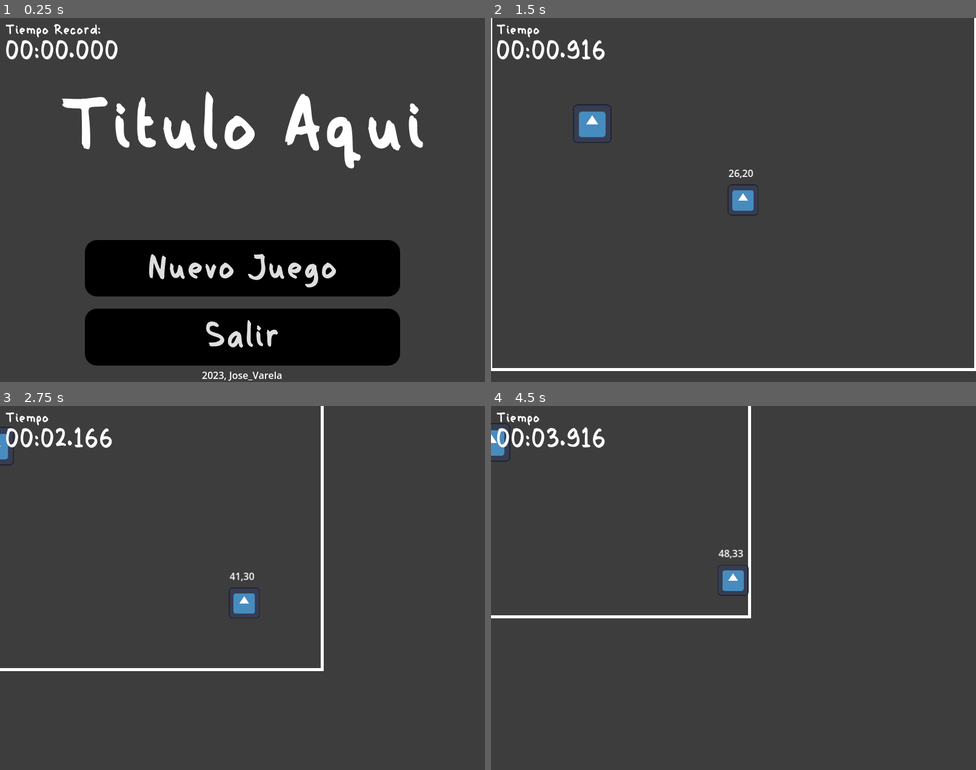
Above: before the commit, frames 1-4 (two rows, left to right).
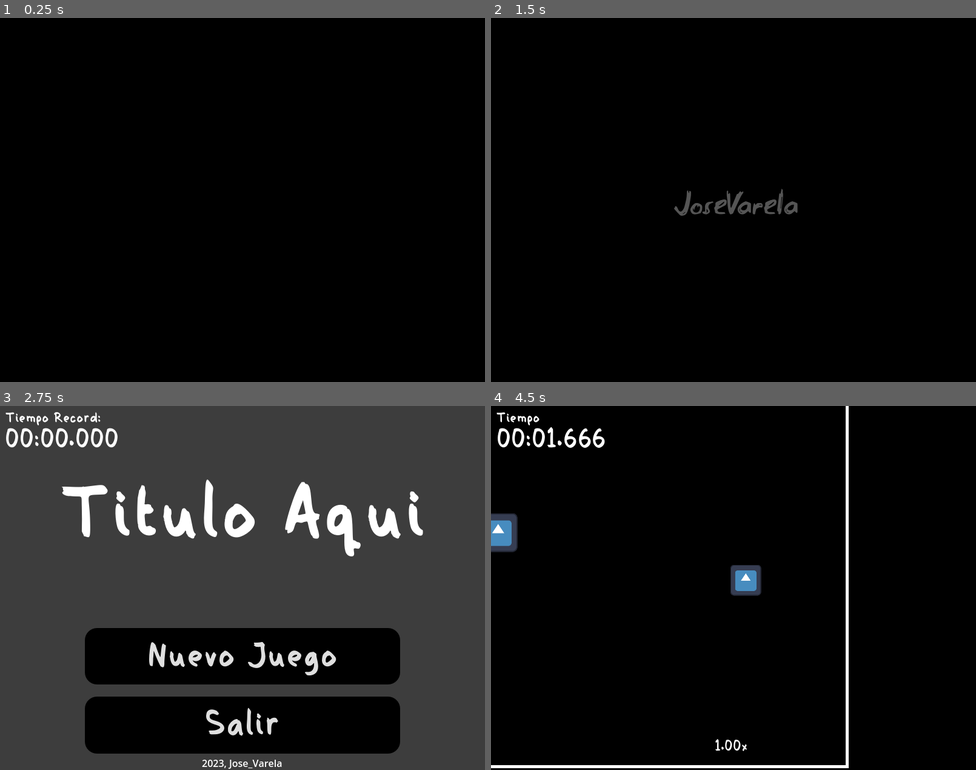
Above: after the commit, the same moments.

Repository: JoseVarelaP/CatchYou
Game: Godot game, scene res://scenes/LogoIntro.tscn
Same seed, same stepped clock (60 frames per second), same inputs: the game is played once before the commit and once after it. Before the commit the project starts from res://scenes/main_menu.tscn. The engine's default icon, where the game draws it, is replaced by a stand-in: a white triangle on a blue panel in a dark square. Sound files missing from this copy of the repository are replaced by a short silence.
Inputs (mouse positions are in pixels of both pictures, inside the frame that each line leads up to):
- Up to frame 1 (0.25 s): no input
- Up to frame 2 (1.5 s): click (733, 269) at 0.5 s, where only the run before the commit has a clickable "Nuevo Juego"; hold Right (move_right) from 1.28 s (still down)
- Up to frame 3 (2.75 s): release Right (move_right) at 2.03 s; hold Down (move_down) from 2.03 s (still down)
- Up to frame 4 (4.5 s): release Down (move_down) at 2.75 s; click (733, 657) at 2.75 s, where only the run after the commit has a clickable "Nuevo Juego"; hold Right (move_right) 3.53-4.28 s; hold Up (move_up) from 4.28 s (still down)

The runs differ from the first frame. In frame 1, 81% of the frame differs, in the area x 0-100%, y 0-100%; in frame 2, 100%; in frame 3, 25%; in frame 4, 99%.
Error in both runs: Cannot call method 'change_scene_to_file' on a null value. (res://scripts/Menu.gd:10)

Commit message:
Intro, oponentes más rapidos

Diff:
--- a/project.godot
+++ b/project.godot
@@ -11,7 +11,7 @@
 [application]
 
 config/name="Final-IA"
-run/main_scene="res://scenes/main_menu.tscn"
+run/main_scene="res://scenes/LogoIntro.tscn"
 config/features=PackedStringArray("4.0", "Mobile")
 boot_splash/show_image=false
 config/icon="res://img/icon.svg"
@@ -54,3 +54,4 @@
 [rendering]
 
 renderer/rendering_method="mobile"
+environment/defaults/default_clear_color=Color(0, 0, 0, 1)
--- a/scenes/Juego.tscn
+++ b/scenes/Juego.tscn
@@ -7,8 +7,11 @@
 [ext_resource type="Script" path="res://scripts/Enem1.gd" id="5_fu4qo"]
 [ext_resource type="FontFile" uid="uid://bsg7t5g7b0kqv" path="res://Gosrokan.otf" id="6_udm3b"]
 [ext_resource type="StyleBox" uid="uid://tqtcfqm07ue8" path="res://EST-Boton.tres" id="7_ad7sf"]
+[ext_resource type="AudioStream" uid="uid://c5pe7ulc518jk" path="res://sounds/level-up.mp3" id="7_igkff"]
 [ext_resource type="StyleBox" uid="uid://pdto5gafe0tl" path="res://EST-BotonHover.tres" id="8_ktrru"]
 [ext_resource type="StyleBox" uid="uid://cgy7vdqjw3tj" path="res://EST-BotonPresionado.tres" id="9_7of06"]
+[ext_resource type="AudioStream" uid="uid://culvjpipuhxlu" path="res://sounds/game-music.ogg" id="10_fgbst"]
+[ext_resource type="AudioStream" uid="uid://xpyqc2ex2o28" path="res://sounds/highscore.ogg" id="11_rcykm"]
 
 [sub_resource type="TileSet" id="TileSet_ebaq8"]
 
@@ -19,6 +22,147 @@
 size = Vector2(64, 60)
 
 [sub_resource type="RectangleShape2D" id="RectangleShape2D_ov3bv"]
+
+[sub_resource type="Animation" id="Animation_hlnue"]
+resource_name = "highScoreShow"
+tracks/0/type = "value"
+tracks/0/imported = false
+tracks/0/enabled = true
+tracks/0/path = NodePath(".:modulate")
+tracks/0/interp = 1
+tracks/0/loop_wrap = true
+tracks/0/keys = {
+"times": PackedFloat32Array(0, 0.5),
+"transitions": PackedFloat32Array(1, 0.34151),
+"update": 0,
+"values": [Color(1, 1, 1, 0), Color(1, 1, 1, 1)]
+}
+tracks/1/type = "value"
+tracks/1/imported = false
+tracks/1/enabled = true
+tracks/1/path = NodePath(".:scale")
+tracks/1/interp = 2
+tracks/1/loop_wrap = true
+tracks/1/keys = {
+"times": PackedFloat32Array(0, 0.5),
+"transitions": PackedFloat32Array(1, 0.25),
+"update": 0,
+"values": [Vector2(2.08165e-12, 2.08165e-12), Vector2(1, 1)]
+}
+
+[sub_resource type="Animation" id="Animation_2wv6d"]
+length = 0.001
+tracks/0/type = "value"
+tracks/0/imported = false
+tracks/0/enabled = true
+tracks/0/path = NodePath(".:modulate")
+tracks/0/interp = 1
+tracks/0/loop_wrap = true
+tracks/0/keys = {
+"times": PackedFloat32Array(0),
+"transitions": PackedFloat32Array(1),
+"update": 0,
+"values": [Color(1, 1, 1, 0)]
+}
+tracks/1/type = "value"
+tracks/1/imported = false
+tracks/1/enabled = true
+tracks/1/path = NodePath(".:scale")
+tracks/1/interp = 1
+tracks/1/loop_wrap = true
+tracks/1/keys = {
+"times": PackedFloat32Array(0),
+"transitions": PackedFloat32Array(1),
+"update": 0,
+"values": [Vector2(1, 1)]
+}
+tracks/2/type = "value"
+tracks/2/imported = false
+tracks/2/enabled = true
+tracks/2/path = NodePath("../../../../../Jugador/Camera2D:zoom")
+tracks/2/interp = 1
+tracks/2/loop_wrap = true
+tracks/2/keys = {
+"times": PackedFloat32Array(0),
+"transitions": PackedFloat32Array(1),
+"update": 0,
+"values": [Vector2(1, 1)]
+}
+tracks/3/type = "value"
+tracks/3/imported = false
+tracks/3/enabled = true
+tracks/3/path = NodePath("../../../../TiempoActual:horizontal_alignment")
+tracks/3/interp = 1
+tracks/3/loop_wrap = true
+tracks/3/keys = {
+"times": PackedFloat32Array(0),
+"transitions": PackedFloat32Array(1),
+"update": 1,
+"values": [0]
+}
+tracks/4/type = "value"
+tracks/4/imported = false
+tracks/4/enabled = true
+tracks/4/path = NodePath("../../../../TiempoActual:position")
+tracks/4/interp = 1
+tracks/4/loop_wrap = true
+tracks/4/keys = {
+"times": PackedFloat32Array(0),
+"transitions": PackedFloat32Array(1),
+"update": 0,
+"values": [Vector2(9, 35)]
+}
+
+[sub_resource type="Animation" id="Animation_nev3y"]
+resource_name = "playerHitZoom"
+tracks/0/type = "value"
+tracks/0/imported = false
+tracks/0/enabled = true
+tracks/0/path = NodePath("../../../../../Jugador/Camera2D:zoom")
+tracks/0/interp = 2
+tracks/0/loop_wrap = true
+tracks/0/keys = {
+"times": PackedFloat32Array(0, 0.4),
+"transitions": PackedFloat32Array(0.0490367, 0.143588),
+"update": 0,
+"values": [Vector2(1, 1), Vector2(2, 2)]
+}
+
+[sub_resource type="Animation" id="Animation_0bqvn"]
+resource_name = "moveTimer"
+length = 0.5
+tracks/0/type = "value"
+tracks/0/imported = false
+tracks/0/enabled = true
+tracks/0/path = NodePath("../../../../TiempoActual:horizontal_alignment")
+tracks/0/interp = 1
+tracks/0/loop_wrap = true
+tracks/0/keys = {
+"times": PackedFloat32Array(0, 0.1),
+"transitions": PackedFloat32Array(1, 1),
+"update": 1,
+"values": [0, 1]
+}
+tracks/1/type = "value"
+tracks/1/imported = false
+tracks/1/enabled = true
+tracks/1/path = NodePath("../../../../TiempoActual:position")
+tracks/1/interp = 1
+tracks/1/loop_wrap = true
+tracks/1/keys = {
+"times": PackedFloat32Array(0, 0.4),
+"transitions": PackedFloat32Array(0.267943, 4.75683),
+"update": 0,
+"values": [Vector2(9, 35), Vector2(312, 280)]
+}
+
+[sub_resource type="AnimationLibrary" id="AnimationLibrary_8f6n4"]
+_data = {
+"RESET": SubResource("Animation_2wv6d"),
+"highScoreShow": SubResource("Animation_hlnue"),
+"moveTimer": SubResource("Animation_0bqvn"),
+"playerHitZoom": SubResource("Animation_nev3y")
+}
 
 [node name="Juego" type="Node2D"]
 script = ExtResource("1_icbs4")
@@ -28,13 +172,13 @@
 format = 2
 
 [node name="Fondo" type="ColorRect" parent="."]
+visible = false
 offset_left = -1480.0
 offset_top = -896.0
 offset_right = -680.0
 offset_bottom = -296.0
 scale = Vector2(4.76, 4.76)
 color = Color(0.239216, 0.239216, 0.239216, 1)
-metadata/_edit_lock_ = true
 
 [node name="ReferenceRect" type="ReferenceRect" parent="."]
 offset_right = 800.0
@@ -54,6 +198,7 @@
 metadata/_edit_lock_ = true
 
 [node name="DBGPos" type="Label" parent="Jugador"]
+visible = false
 offset_left = -24.0
 offset_top = -56.0
 offset_right = 35.0
@@ -73,6 +218,19 @@
 [node name="hitPlayer" type="AudioStreamPlayer2D" parent="Jugador"]
 stream = ExtResource("4_x2m1b")
 
+[node name="gameMusic" type="AudioStreamPlayer2D" parent="Jugador"]
+position = Vector2(-384, -320)
+stream = ExtResource("10_fgbst")
+volume_db = 6.0
+autoplay = true
+
+[node name="highScoreSnd" type="AudioStreamPlayer2D" parent="Jugador"]
+position = Vector2(-384, -320)
+stream = ExtResource("11_rcykm")
+
+[node name="levelUp" type="AudioStreamPlayer2D" parent="Jugador"]
+stream = ExtResource("7_igkff")
+
 [node name="Enem1" type="CharacterBody2D" parent="."]
 position = Vector2(104, 158)
 script = ExtResource("5_fu4qo")
@@ -100,9 +258,9 @@
 color = Color(0.12549, 0.12549, 0.12549, 0.709804)
 
 [node name="TiempoActual" type="Label" parent="Interfaz"]
-offset_left = 8.0
+offset_left = 9.0
 offset_top = 35.0
-offset_right = 173.0
+offset_right = 174.0
 offset_bottom = 80.0
 theme_override_fonts/font = ExtResource("6_udm3b")
 theme_override_font_sizes/font_size = 42
@@ -126,11 +284,13 @@
 theme_override_constants/margin_top = 0
 theme_override_constants/margin_right = 90
 theme_override_constants/margin_bottom = 50
+metadata/_edit_lock_ = true
 
 [node name="Contenido Juego" type="VBoxContainer" parent="Interfaz/Perdiste"]
 layout_mode = 2
-
-[node name="Label" type="Label" parent="Interfaz/Perdiste/Contenido Juego"]
+metadata/_edit_lock_ = true
+
+[node name="HitLabel" type="Label" parent="Interfaz/Perdiste/Contenido Juego"]
 layout_mode = 2
 size_flags_vertical = 3
 theme_override_fonts/font = ExtResource("6_udm3b")
@@ -138,12 +298,28 @@
 text = "Te dieron!"
 horizontal_alignment = 1
 vertical_alignment = 1
+metadata/_edit_lock_ = true
+
+[node name="60" type="Label" parent="Interfaz/Perdiste/Contenido Juego/HitLabel"]
+modulate = Color(1, 1, 1, 0)
+layout_mode = 1
+offset_left = 110.0
+offset_top = 216.0
+offset_right = 510.0
+offset_bottom = 276.0
+pivot_offset = Vector2(200, 30)
+theme_override_fonts/font = ExtResource("6_udm3b")
+theme_override_font_sizes/font_size = 48
+text = "Nuevo Record!"
+horizontal_alignment = 1
+vertical_alignment = 1
 
 [node name="VBoxContainer" type="VBoxContainer" parent="Interfaz/Perdiste/Contenido Juego"]
 layout_mode = 2
 size_flags_vertical = 3
 size_flags_stretch_ratio = 0.57
 theme_override_constants/separation = 20
+metadata/_edit_lock_ = true
 
 [node name="MarginContainer" type="MarginContainer" parent="Interfaz/Perdiste/Contenido Juego/VBoxContainer"]
 layout_mode = 2
@@ -181,6 +357,27 @@
 [node name="Container" type="Container" parent="Interfaz/Perdiste/Contenido Juego/VBoxContainer"]
 layout_mode = 2
 
+[node name="AnimationPlayer" type="AnimationPlayer" parent="Interfaz"]
+root_node = NodePath("../Perdiste/Contenido Juego/HitLabel/60")
+libraries = {
+"": SubResource("AnimationLibrary_8f6n4")
+}
+
+[node name="speedFactor" type="RichTextLabel" parent="Interfaz"]
+clip_contents = false
+offset_left = 352.0
+offset_top = 544.0
+offset_right = 440.0
+offset_bottom = 584.0
+theme_override_fonts/normal_font = ExtResource("6_udm3b")
+theme_override_font_sizes/normal_font_size = 24
+bbcode_enabled = true
+text = "[p align=center][wave amp=60.0 freq=8.0]1.00x[/wave][/p]"
+shortcut_keys_enabled = false
+
+[node name="nextLevelTimer" type="Timer" parent="."]
+
 [connection signal="body_entered" from="Enem1/Area2D" to="." method="_on_area_2d_body_entered"]
 [connection signal="button_up" from="Interfaz/Perdiste/Contenido Juego/VBoxContainer/MarginContainer/Reiniciar" to="." method="_on_reiniciar_button_up"]
 [connection signal="button_up" from="Interfaz/Perdiste/Contenido Juego/VBoxContainer/MarginContainer2/Salir" to="." method="_on_salir_button_up"]
+[connection signal="timeout" from="nextLevelTimer" to="." method="_on_next_level_timer_timeout"]
--- /dev/null
+++ b/scenes/LogoIntro.tscn
@@ -0,0 +1,118 @@
+[gd_scene load_steps=6 format=3 uid="uid://ia0x8gxafhyy"]
+
+[ext_resource type="Texture2D" uid="uid://dehpcno5u3277" path="res://img/Logo.png" id="1_8ixii"]
+[ext_resource type="Script" path="res://scripts/LogoIntro.gd" id="1_jffeg"]
+
+[sub_resource type="Animation" id="Animation_ed7ju"]
+resource_name = "FadeOutIntro"
+tracks/0/type = "value"
+tracks/0/imported = false
+tracks/0/enabled = true
+tracks/0/path = NodePath("ColorRect:color")
+tracks/0/interp = 1
+tracks/0/loop_wrap = true
+tracks/0/keys = {
+"times": PackedFloat32Array(0, 0.6),
+"transitions": PackedFloat32Array(1, 1),
+"update": 0,
+"values": [Color(0, 0, 0, 1), Color(0, 0, 0, 0)]
+}
+tracks/1/type = "value"
+tracks/1/imported = false
+tracks/1/enabled = true
+tracks/1/path = NodePath("MarginContainer/BoxContainer/Sprite2D:position")
+tracks/1/interp = 1
+tracks/1/loop_wrap = true
+tracks/1/keys = {
+"times": PackedFloat32Array(0, 0.4, 0.6),
+"transitions": PackedFloat32Array(1, 0.450625, 0.450625),
+"update": 0,
+"values": [Vector2(400, 320), Vector2(400, 320), Vector2(400, 300)]
+}
+tracks/2/type = "value"
+tracks/2/imported = false
+tracks/2/enabled = true
+tracks/2/path = NodePath("MarginContainer/BoxContainer/Sprite2D:modulate")
+tracks/2/interp = 1
+tracks/2/loop_wrap = true
+tracks/2/keys = {
+"times": PackedFloat32Array(0.4, 0.6),
+"transitions": PackedFloat32Array(1, 1),
+"update": 0,
+"values": [Color(1, 1, 1, 0), Color(1, 1, 1, 1)]
+}
+
+[sub_resource type="Animation" id="Animation_trkdh"]
+length = 0.001
+tracks/0/type = "value"
+tracks/0/imported = false
+tracks/0/enabled = true
+tracks/0/path = NodePath("ColorRect:color")
+tracks/0/interp = 1
+tracks/0/loop_wrap = true
+tracks/0/keys = {
+"times": PackedFloat32Array(0),
+"transitions": PackedFloat32Array(1),
+"update": 0,
+"values": [Color(0, 0, 0, 1)]
+}
+tracks/1/type = "value"
+tracks/1/imported = false
+tracks/1/enabled = true
+tracks/1/path = NodePath("MarginContainer/BoxContainer/Sprite2D:position")
+tracks/1/interp = 1
+tracks/1/loop_wrap = true
+tracks/1/keys = {
+"times": PackedFloat32Array(0),
+"transitions": PackedFloat32Array(1),
+"update": 0,
+"values": [Vector2(400, 320)]
+}
+tracks/2/type = "value"
+tracks/2/imported = false
+tracks/2/enabled = true
+tracks/2/path = NodePath("MarginContainer/BoxContainer/Sprite2D:modulate")
+tracks/2/interp = 1
+tracks/2/loop_wrap = true
+tracks/2/keys = {
+"times": PackedFloat32Array(0),
+"transitions": PackedFloat32Array(1),
+"update": 0,
+"values": [Color(1, 1, 1, 0)]
+}
+
+[sub_resource type="AnimationLibrary" id="AnimationLibrary_yrrj1"]
+_data = {
+"FadeOutIntro": SubResource("Animation_ed7ju"),
+"RESET": SubResource("Animation_trkdh")
+}
+
+[node name="Node2D" type="Node2D"]
+script = ExtResource("1_jffeg")
+
+[node name="MarginContainer" type="MarginContainer" parent="."]
+offset_right = 800.0
+offset_bottom = 600.0
+size_flags_horizontal = 3
+size_flags_vertical = 3
+theme_override_constants/margin_left = 8
+
+[node name="BoxContainer" type="BoxContainer" parent="MarginContainer"]
+layout_mode = 2
+alignment = 1
+
+[node name="Sprite2D" type="Sprite2D" parent="MarginContainer/BoxContainer"]
+modulate = Color(1, 1, 1, 0)
+position = Vector2(400, 320)
+scale = Vector2(0.5, 0.5)
+texture = ExtResource("1_8ixii")
+
+[node name="ColorRect" type="ColorRect" parent="."]
+offset_right = 800.0
+offset_bottom = 600.0
+color = Color(0, 0, 0, 1)
+
+[node name="AnimationPlayer" type="AnimationPlayer" parent="."]
+libraries = {
+"": SubResource("AnimationLibrary_yrrj1")
+}
--- a/scripts/Actividad-Juego.gd
+++ b/scripts/Actividad-Juego.gd
@@ -2,9 +2,20 @@
 
 @export var ShakeStrength: float = 30.0
 @export var ShakeDecay: float = 5.0
+@export var enemySpeedFactor: float = 1
 
 @onready var camera = $Jugador/Camera2D
+@onready var gameMusic = $Jugador/gameMusic
+@onready var highScoreSound = $Jugador/highScoreSnd
+@onready var LvUpSound = $Jugador/levelUp
+@onready var animPlayer = $Interfaz/AnimationPlayer
+@onready var tiempoLabel = $Interfaz/TiempoActual
+@onready var speedLabel = $Interfaz/speedFactor
 @onready var rand = RandomNumberGenerator.new()
+
+@onready var skillTimer = $nextLevelTimer
+
+@onready var enemy = $Enem1
 
 var curShakeStrength: float = 0.0
 
@@ -18,7 +29,9 @@
 # Called when the node enters the scene tree for the first time.
 func _ready():
 	rand.randomize()
+	gameMusic.play()
 	UltimoTiempo = saveFile.loadfile()
+	skillTimer.start(10)
 
 func applyShake():
 	curShakeStrength = ShakeStrength
@@ -37,15 +50,27 @@
 	# Marca el juego como terminado, para evitar que el jugador y los elementos sean
 	# actualizados.
 	lostGame = true
+	gameMusic.stop()
 	$Jugador.setAllowedToMove(false)
 	$Enem1.setMove(false)
 	applyShake()
+
+	animPlayer.play("playerHitZoom")
+
+	await get_tree().create_timer(1).timeout
+
+	animPlayer.play("moveTimer")
 
 	# Muestra la interfaz.
 	$Interfaz/Perdiste.set_visible(true)
 	$Interfaz/FondoPerdida.set_visible(true)
 
-	saveFile.save(tiempoTotal, UltimoTiempo)
+	if( tiempoTotal > UltimoTiempo ):
+		animPlayer.play("moveTimer")
+		animPlayer.play("highScoreShow")
+		highScoreSound.play()
+		# es un record!
+	#saveFile.save(tiempoTotal, UltimoTiempo)
 
 # Called every frame. 'delta' is the elapsed time since the previous frame.
 func _process(delta: float):
@@ -56,13 +81,16 @@
 	if( lostGame ):
 		return
 
-	var pos = getPlayerTilePosition()
-	$Jugador/DBGPos.set_text( "%d,%d" % [pos.x,pos.y] )
+	if( gameMusic.get_playback_position() > 7.0 ):
+		print("fucking rave")
+
+	#var pos = getPlayerTilePosition()
+	#$Jugador/DBGPos.set_text( "%d,%d" % [pos.x,pos.y] )
 
 	# Suma el tiempo actual a lo que esta.
 	tiempoTotal += delta
 	# Actualiza el tiempo total en la pantalla.
-	$Interfaz/TiempoActual.set_text( Tiempo.ProcesaTiempo(tiempoTotal) )
+	tiempoLabel.set_text( Tiempo.ProcesaTiempo(tiempoTotal) )
 
 func _on_area_2d_body_entered(body):
 	print("[Actividad-Juego] Jugador - Colision con kill trigger")
@@ -75,3 +103,10 @@
 
 func _on_salir_button_up():
 	get_tree().change_scene_to_file("res://scenes/main_menu.tscn")
+
+func _on_next_level_timer_timeout():
+	LvUpSound.play()
+	enemySpeedFactor += 0.2
+	speedLabel.set_text( "[p align=center][wave amp=60.0 freq=8.0]%.2fx[/wave][/p]" % enemySpeedFactor )
+	enemy.changeSpeed( enemySpeedFactor )
+	pass # Replace with function body.
--- a/scripts/Enem1.gd
+++ b/scripts/Enem1.gd
@@ -6,12 +6,16 @@
 
 extends CharacterBody2D
 
-var speed = 80
+const SPEED_BASE = 80
+var speed = SPEED_BASE
 @onready var p = $"../Jugador"
 var hasToMove = true
 
 func setMove(state : bool):
 	hasToMove = state
+
+func changeSpeed(level: float):
+	speed = SPEED_BASE * level
 
 func _physics_process(_delta):
 	if not hasToMove:
--- /dev/null
+++ b/scripts/LogoIntro.gd
@@ -0,0 +1,14 @@
+extends Node2D
+
+
+# Called when the node enters the scene tree for the first time.
+func _ready():
+	$AnimationPlayer.play("FadeOutIntro")
+	await get_tree().create_timer(1).timeout
+	$AnimationPlayer.play_backwards("FadeOutIntro")
+	await get_tree().create_timer(1).timeout
+	get_tree().change_scene_to_file("res://scenes/main_menu.tscn")
+
+# Called every frame. 'delta' is the elapsed time since the previous frame.
+func _process(delta):
+	pass
Binary file added: img/Logo.png
Not shown, added: img/Logo.png.import
Not shown: 1 places in scenes/Juego.tscn that only renumber resources
Not shown, added: sounds/game-music.ogg.import
Not shown, added: sounds/highscore.ogg.import
Not shown, added: sounds/level-up.mp3.import
Not shown, changed: sounds/sources.txt
Not shown, added: sounds/.DS_Store
Not shown, added: sounds/game-music.ogg
Not shown, added: sounds/highscore.ogg
Not shown, added: sounds/level-up.mp3
